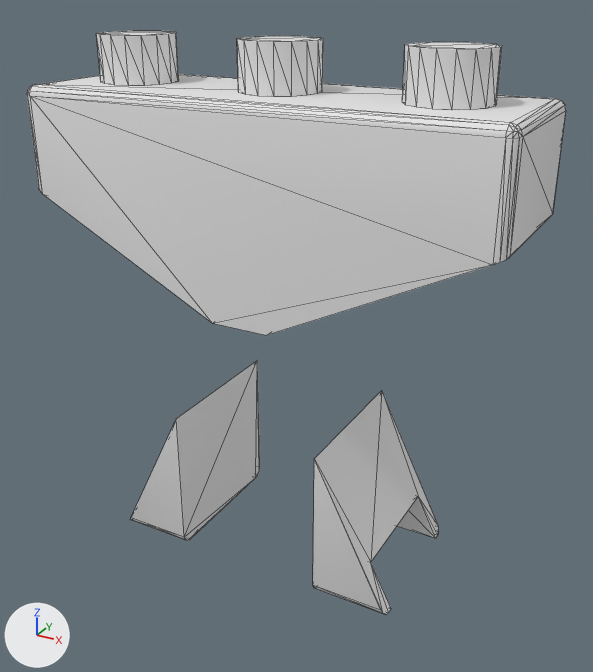
The glTF model models/arch_gothic.glb: old version first, new version second.
Rendered twice from a camera (50 mm lens) standing at (1.2, -2.09, 1.8) and looking at (0.05, 0.0, 0.75). The lights are fixed; the arrows at lower left show +X, +Y and +Z. The picture after the commit comes second. Mesh edges are drawn as thin lines. Where no turn or scale is listed for an object, it has been applied to the vertices. Vertices at exactly the same position are counted once.

Objects in the first picture: 'arch_gothic'.
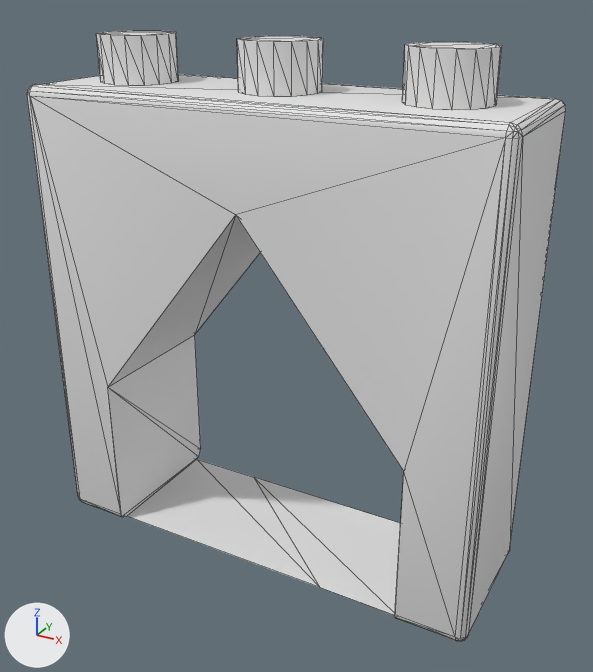
Changed parts and their boxes [x1, y1, x2, y2] in the pictures (593 x 672 px):
```json
{"object": "arch_gothic", "change": "reshaped", "before": [27, 31, 566, 614], "after": [27, 31, 566, 641]}
{"part": 1, "of": "me_cube_006", "change": "deleted", "before": [313, 391, 439, 614]}
{"part": 2, "of": "me_cube_006", "change": "deleted", "before": [130, 361, 260, 541]}
{"part": 3, "of": "me_cube_006", "change": "built on", "before": [27, 96, 566, 335], "after": [27, 96, 566, 641]}
```

The change, as JSON lines over the scene's bpy script:
```json
{"block": "me_cube_006", "where": "# used by ob_arch_gothic; location = (0.0, 0.0, 0.0)"}
{"op": "remove", "block": "me_cube_006", "code": "me_cube_006.from_pydata(...)  # 216 vertices, 408 faces; spans x -0.75..0.75, y -0.25..0.25, z 0.0..1.64"}
{"op": "add", "block": "me_cube_006", "code": "me_cube_006.from_pydata(...)  # 216 vertices, 416 faces; spans x -0.75..0.75, y -0.25..0.25, z 0.0..1.64"}
{"block": "me_cube_006", "change": "me_cube_006 part 1: the loose piece of 26 vertices spanning x 0.25..0.5, y -0.25..0.25, z 0.0..0.5 is deleted"}
{"block": "me_cube_006", "change": "me_cube_006 part 2: the loose piece of 26 vertices spanning x -0.5..-0.25, y -0.25..0.25, z 0.0..0.5 is deleted"}
{"block": "me_cube_006", "change": "me_cube_006 part 3"}
{"block": "me_cube_006", "change": "20 vertices are removed from x -0.75..0.75, y -0.25..0.25, z 0.86..1.19"}
{"block": "me_cube_006", "change": "54 faces are deleted"}
{"block": "me_cube_006", "change": "56 vertices are added at x -0.75..0.75, y -0.25..0.25, z 0.0..1.2"}
{"block": "me_cube_006", "change": "16 new vertices lie (0.0, 0.0, -1.44) away from vertices in x -0.75..0.75, y -0.25..0.25, z 1.47"}
{"block": "me_cube_006", "change": "158 new faces join them"}
```
